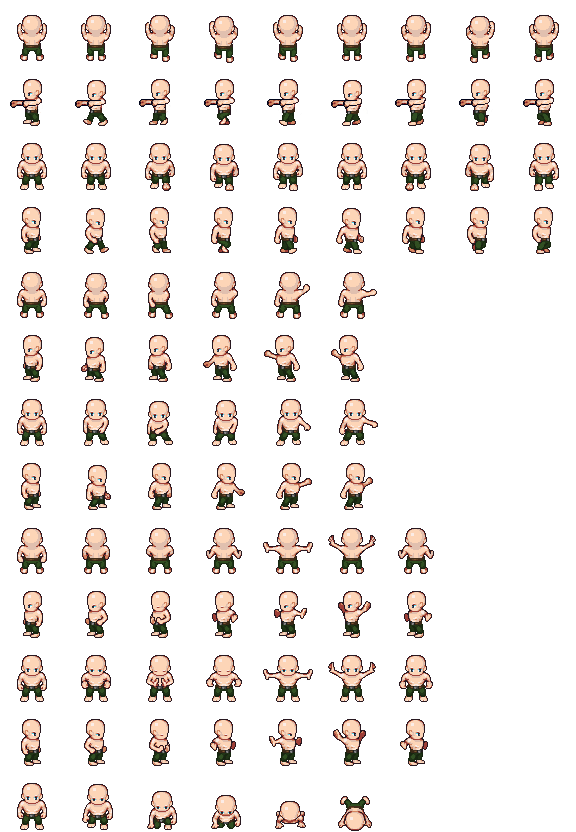
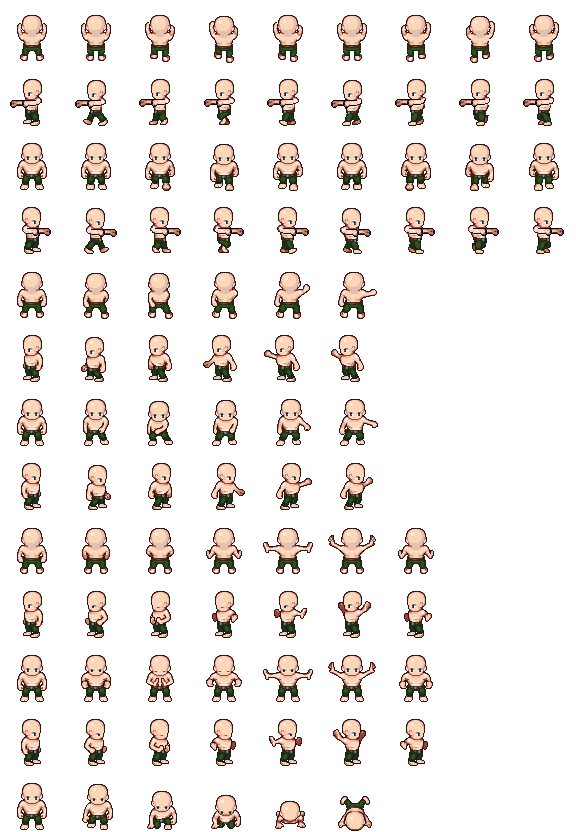
Layer changes from the first w=576, h=832 image to the second:
painted on "Pants" over [25,237,542,245]
painted on "ZombieArms" over [22,226,564,237]
painted on "Base" over [21,227,546,245]
